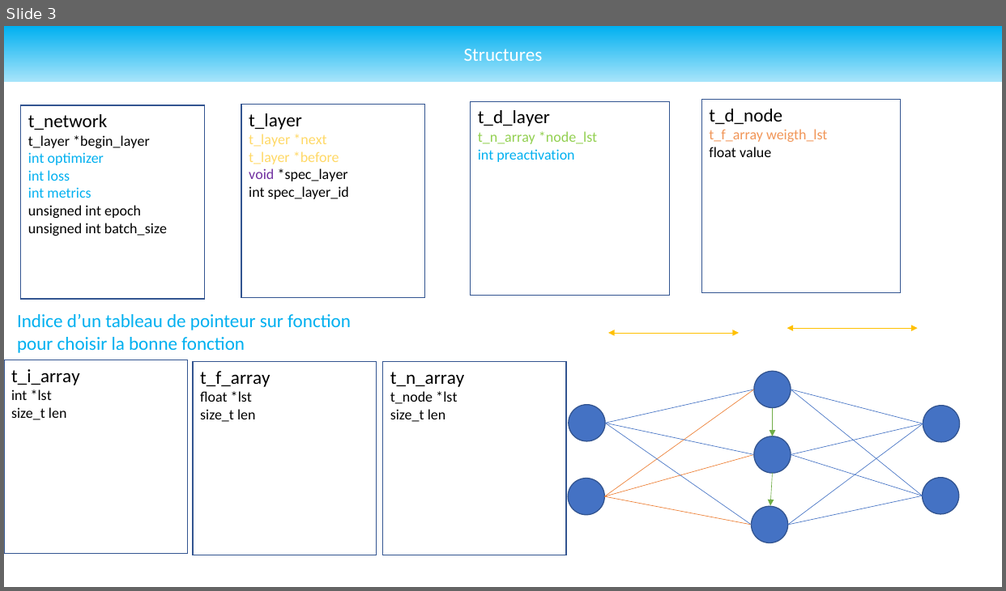
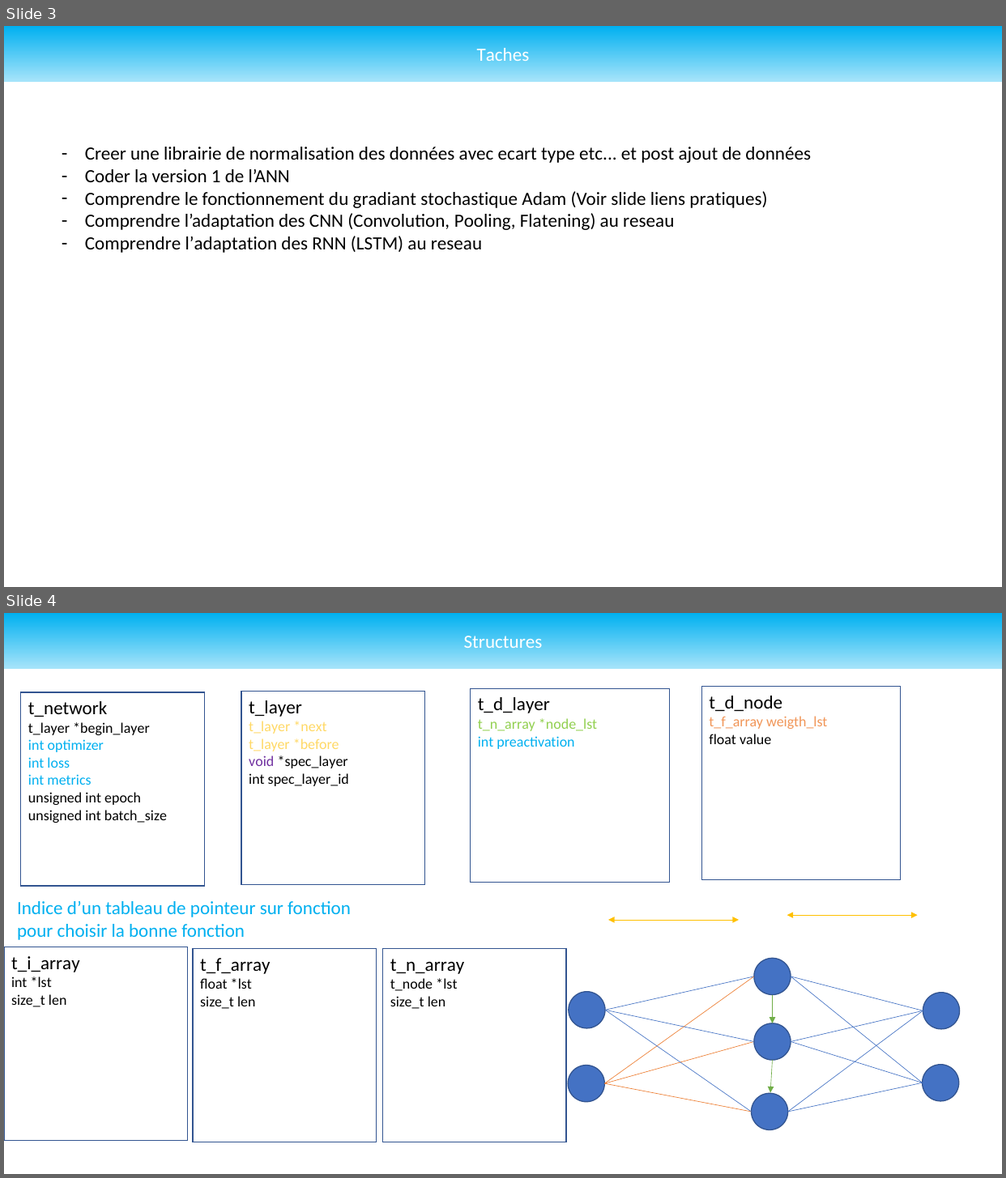
Before and after one commit to Undefined-Team/ProtoDeep-old, a slide deck: Docs/Draft/Draft_Struct.pptx. Shown one above the other, each under a label of ours: slide 3 before the commit, slides 3 and 4 after it. The pictures are 1006x591 and 1006x1178 pixels, drawn with LibreOffice and Linux fonts; fonts in the diff are those of the drawing. Boxes give left, top, right and bottom in pixels: in the first picture for what was removed or moved away, otherwise in the second. Text is boxed around its words. In the diff, an @@ line names an element or a change of style, - is before the commit and + after.

```diff
--- a/Docs/Draft/Draft_Struct.pptx
+++ b/Docs/Draft/Draft_Struct.pptx
@@ slide 3 added at (4,26,1002,587), background #FFFFFF @@
@@ rectangle added at (4,26,1002,81), fill gradient #00B0F0 to #A6E4FA, 18 pt, text #FFFFFF @@
+Taches
@@ text added at (85,147,811,253), 18 pt, text #000000 @@
+– Creer une librairie de normalisation des données avec ecart type etc... et post ajout de données
+– Coder la version 1 de l’ANN
+– Comprendre le fonctionnement du gradiant stochastique Adam (Voir slide liens pratiques)
+– Comprendre l’adaptation des CNN (Convolution, Pooling, Flatening) au reseau
+– Comprendre l’adaptation des RNN (LSTM) au reseau
@@ what was slide 3 is now slide 4 @@
```
Also in this commit, not shown: 3 slides changed, 5 other files.
